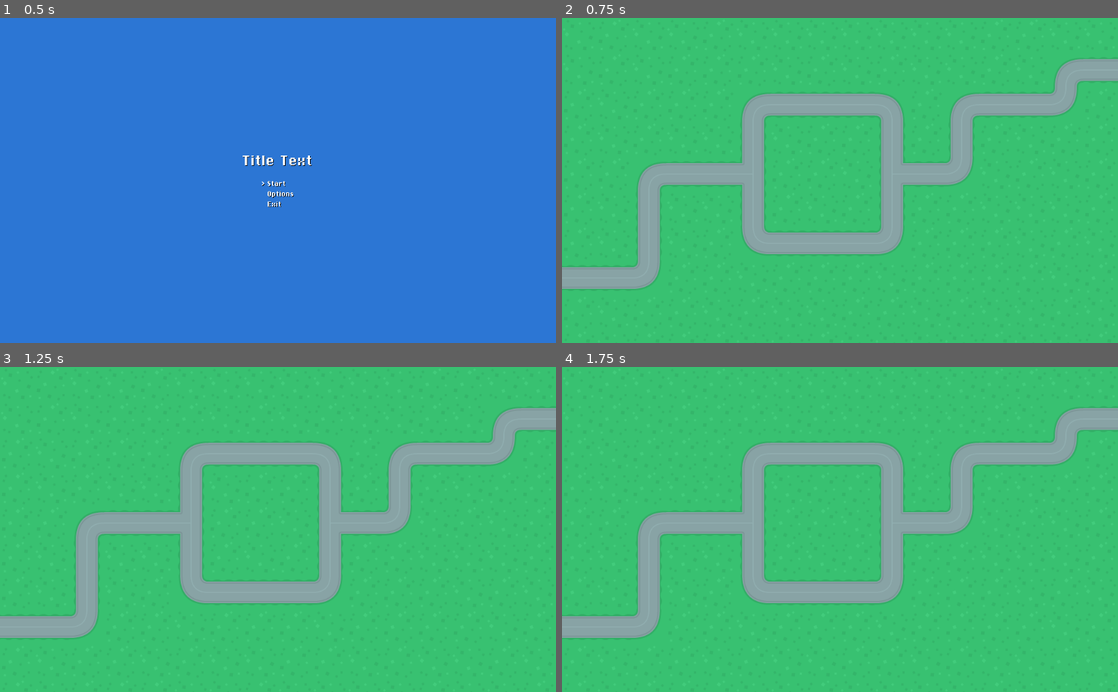
Above: before the commit, frames 1-4 (two rows, left to right).
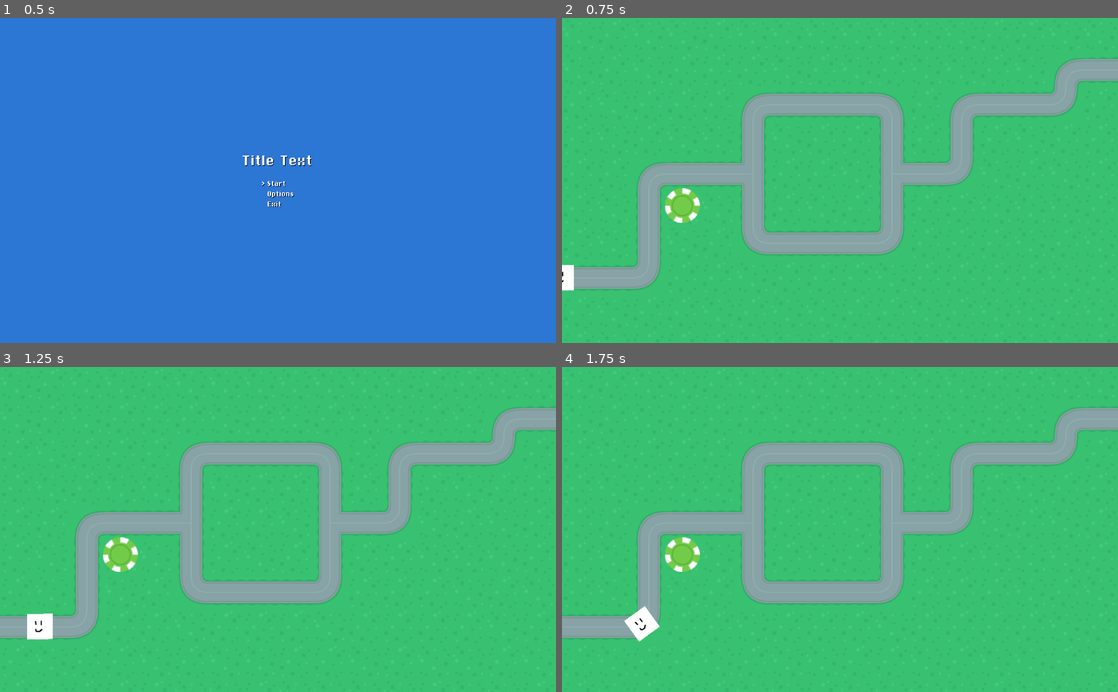
Above: after the commit, the same moments.

Repository: UNCCCCILC26/GMTK2022
Game: Godot game, scene res://MainMenu.tscn
The game is run twice, just before and just after one commit, with the same random seed, the same clock (stepped at 60 frames per second) and the same inputs.
Inputs:
- Up to frame 1 (0.5 s): no input
- Up to frame 2 (0.75 s): tap Enter (ui_accept) at 0.5 s; hold Up (ui_up) from 0.53 s (still down)
- Up to frame 3 (1.25 s): keep holding Up (ui_up); tap Enter (ui_accept) at 0.77 s
- Up to frame 4 (1.75 s): release Up (ui_up) at 1.28 s; hold Down (ui_down) from 1.28 s (still down); tap Enter (ui_accept) at 1.52 s

Frame 1 is identical in both runs. In frame 2, 0.7% of the frame differs, in the area x 0-25%, y 52-84%; in frame 3, 0.9%, in the area x 4-25%, y 52-84%; in frame 4, 0.9%.

Commit message:
assets + basic enemy, turret, and path

Diff:
--- a/GMTK2022Project/Casino.tscn
+++ b/GMTK2022Project/Casino.tscn
@@ -1,6 +1,8 @@
-[gd_scene load_steps=4 format=2]
+[gd_scene load_steps=7 format=2]
 
 [ext_resource path="res://Art/Placeholder Tiles/Tilesheet/terrainTiles_default.png" type="Texture" id=1]
+[ext_resource path="res://Chip Tower.tscn" type="PackedScene" id=2]
+[ext_resource path="res://Gambler1.tscn" type="PackedScene" id=3]
 
 [sub_resource type="TileSet" id=1]
 0/name = "terrainTiles_default.png 0"
@@ -75,6 +77,11 @@
 1/shapes = [  ]
 1/z_index = 0
 
+[sub_resource type="Curve2D" id=3]
+_data = {
+"points": PoolVector2Array( 0, 0, 0, 0, -33.9231, 480.55, -24.2538, 0.561865, 24.2538, -0.561865, 127.369, 479.624, -0.187288, 21.8191, 0.187288, -21.8191, 159.514, 447.3, -0.374577, 14.7021, 0.374577, -14.7021, 159.514, 319.456, -28.4678, 0.187288, 28.4678, -0.187288, 192.254, 288.275, 0, 0, 0, 0, 351.948, 288.052, 0.280933, -14.8894, -0.280933, 14.8894, 351.725, 383.824, -27.906, -0.936442, 27.906, 0.936442, 384.243, 415.896, -27.2505, 0.561865, 27.2505, -0.561865, 575.786, 416.564, -0.561865, 17.2305, 0.561865, -17.2305, 608.081, 382.487, 0, 0, 0, 0, 607.636, 288.275, -28.2805, 1.77924, 28.2805, -1.77924, 703.852, 288.053, -0.280933, 17.5115, 0.280933, -17.5115, 735.925, 255.758, -0.936442, 14.2339, 0.936442, -14.2339, 735.925, 191.39, -27.5314, 0, 27.5314, 0, 767.997, 159.763, -31.2772, 0.561865, 31.2772, -0.561865, 895.841, 159.763, -1.96653, 14.8894, 1.96653, -14.8894, 927.69, 127.468, -30.0598, 0, 30.0598, 0, 960.208, 96.2866, 0, 0, 0, 0, 1022.57, 96.0639 )
+}
+
 [node name="Casino" type="Node2D"]
 
 [node name="TileMap" type="TileMap" parent="."]
@@ -86,4 +93,16 @@
 [node name="TowerExclusion" type="TileMap" parent="."]
 tile_set = SubResource( 2 )
 format = 1
-tile_data = PoolIntArray( 65550, 1, 65538, 65551, 1, 1, 6555 …(398 unchanged characters)… 1, 393224, 1, 1, 393225, 1, 65541, 524287, 1, 0, 458752, 1, 1, 458753, 1, 1, 458754, 1, 65541 )
+tile_data = PoolIntArray( 65550, 1, 65538, 65551, 1, 1, 6555 …(398 unchanged characters)… 1, 393224, 1, 1, 393225, 1, 65541, 524286, 1, 0, 524287, 1, 1, 458752, 1, 1, 458753, 1, 1, 458754, 1, 65541 )
+
+[node name="Turrets" type="Node2D" parent="."]
+
+[node name="Chip Tower" parent="Turrets" instance=ExtResource( 2 )]
+position = Vector2( 221.583, 345.723 )
+
+[node name="Path2D" type="Path2D" parent="."]
+curve = SubResource( 3 )
+
+[node name="Gambler1" parent="Path2D" instance=ExtResource( 3 )]
+position = Vector2( -33.9231, 480.55 )
+rotation = -0.00279323
--- /dev/null
+++ b/GMTK2022Project/Chip Tower.tscn
@@ -0,0 +1,11 @@
+[gd_scene load_steps=2 format=2]
+
+[ext_resource path="res://Art/Tower Stuff/chipGreenWhite.png" type="Texture" id=1]
+
+[node name="Chip Tower" type="Node2D"]
+
+[node name="Sprite" type="Sprite" parent="."]
+position = Vector2( 0, 0.707108 )
+texture = ExtResource( 1 )
+
+[node name="Position2D" type="Position2D" parent="Sprite"]
--- /dev/null
+++ b/GMTK2022Project/Gambler1.gd
@@ -0,0 +1,9 @@
+extends PathFollow2D
+
+var speed = 150
+
+func _physics_process(delta):
+	move(delta)
+
+func move(delta):
+	set_offset(get_offset() + speed * delta)
--- /dev/null
+++ b/GMTK2022Project/Gambler1.tscn
@@ -0,0 +1,21 @@
+[gd_scene load_steps=4 format=2]
+
+[ext_resource path="res://Art/Placeholder Tiles/smile.png" type="Texture" id=1]
+[ext_resource path="res://Gambler1.gd" type="Script" id=2]
+
+[sub_resource type="RectangleShape2D" id=1]
+extents = Vector2( 23.3311, 24.2244 )
+
+[node name="Gambler1" type="PathFollow2D"]
+script = ExtResource( 2 )
+
+[node name="KinematicBody2D" type="KinematicBody2D" parent="."]
+
+[node name="Sprite" type="Sprite" parent="KinematicBody2D"]
+position = Vector2( 1.52588e-05, -1.05943 )
+scale = Vector2( 0.735135, 0.735135 )
+texture = ExtResource( 1 )
+
+[node name="CollisionShape2D" type="CollisionShape2D" parent="KinematicBody2D"]
+position = Vector2( 0, -1.05945 )
+shape = SubResource( 1 )
Binary file added: GMTK2022Project/Art/Placeholder Tiles/smile.png
Not shown, added: GMTK2022Project/Art/Placeholder Tiles/smile.png.import
Binary file added: GMTK2022Project/Art/Tower Stuff/chipBlackWhite.png
Not shown, added: GMTK2022Project/Art/Tower Stuff/chipBlackWhite.png.import
Binary file added: GMTK2022Project/Art/Tower Stuff/chipBlackWhite_border.png
Not shown, added: GMTK2022Project/Art/Tower Stuff/chipBlackWhite_border.png.import
Binary file added: GMTK2022Project/Art/Tower Stuff/chipBlackWhite_side.png
Not shown, added: GMTK2022Project/Art/Tower Stuff/chipBlackWhite_side.png.import
Binary file added: GMTK2022Project/Art/Tower Stuff/chipBlackWhite_sideBorder.png
Not shown, added: GMTK2022Project/Art/Tower Stuff/chipBlackWhite_sideBorder.png.import
Binary file added: GMTK2022Project/Art/Tower Stuff/chipBlue.png
Not shown, added: GMTK2022Project/Art/Tower Stuff/chipBlue.png.import
(and 89 more such lines)
